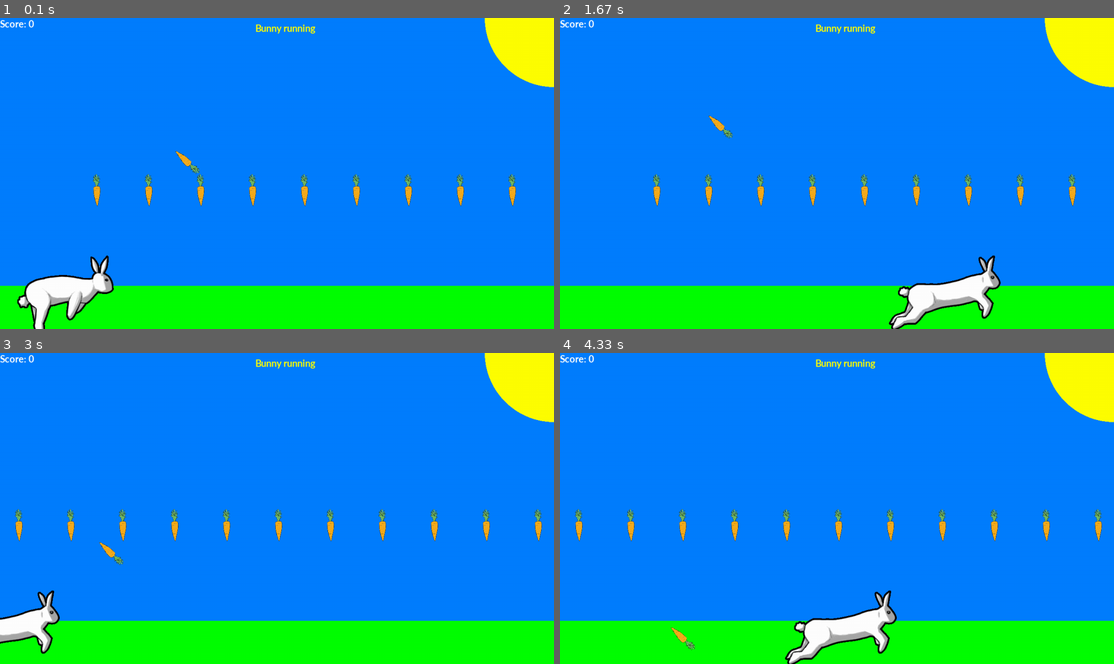
Above: before the commit, frames 1-4 (two rows, left to right).
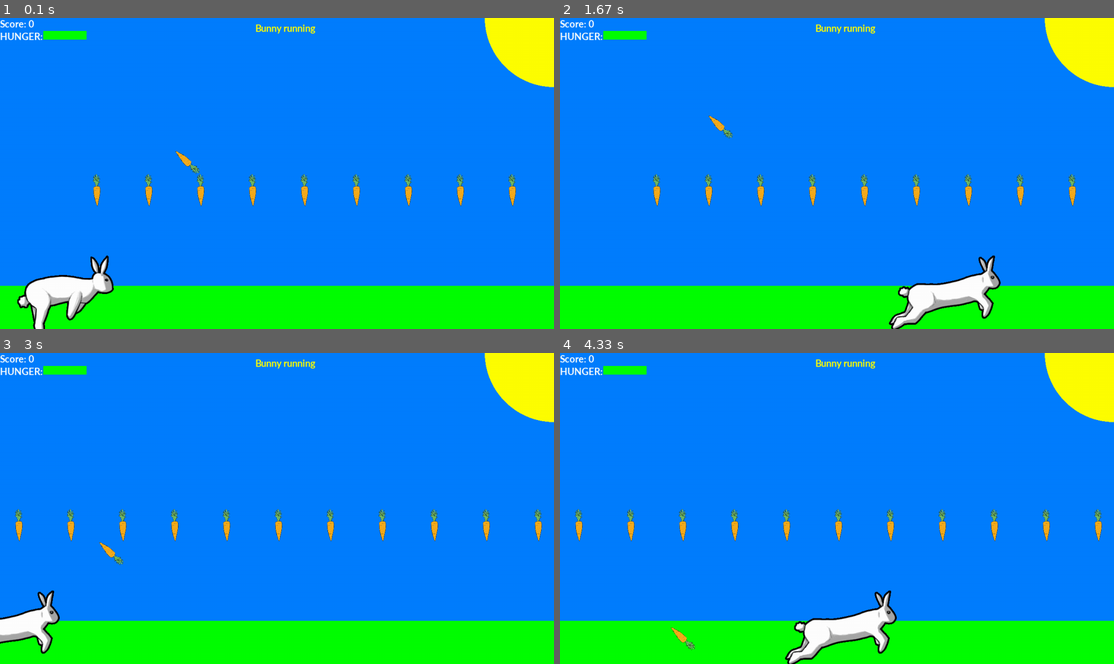
Above: after the commit, the same moments.

Repository: mlopatynska/Lv-280PythonCore
Game: pygame game, started from game/game_andriy_1.py
Same seed, same stepped clock (60 frames per second), same inputs: the game is played once before the commit and once after it. The source is Python 2; it was converted automatically to run under Python 3.
Inputs (mouse positions are in pixels of both pictures, inside the frame that each line leads up to):
- Up to frame 1 (0.1 s): no input
- Up to frame 2 (1.67 s): click (837, 173) at 0.38 s; click (892, 241) at 0.72 s; click (1041, 282) at 1.05 s; click (704, 111) at 1.38 s
- Up to frame 3 (3 s): click (277, 545) at 1.72 s; click (199, 443) at 2.05 s; click (470, 589) at 2.38 s; click (94, 539) at 2.72 s
- Up to frame 4 (4.33 s): click (676, 449) at 3.05 s; click (704, 561) at 3.38 s; click (1036, 580) at 3.72 s; click (670, 623) at 4.05 s

The runs differ from the first frame. In frame 1, 0.3% of the frame differs, in the area x 0-16%, y 4-8%; in frame 2, 0.3%; in frame 3, 0.3%; in frame 4, 0.3%.

Commit message:
game update

Diff:
--- a/game/game_andriy_1.py
+++ b/game/game_andriy_1.py
@@ -110,6 +110,11 @@
 
     score_text = font.render("Score: {}".format(score), True, WHITE)
     screen.blit(score_text, [0, 0])
+
+    hunger_text = font.render("HUNGER:", True, WHITE)
+    screen.blit(hunger_text, [0, 29])
+
+    pygame.draw.rect(screen, GREEN, [100, 30, 2*(50-score) if score <100 else 0, 20])
 
     if event.type == pygame.MOUSEBUTTONDOWN:
         if event.button == 1:
